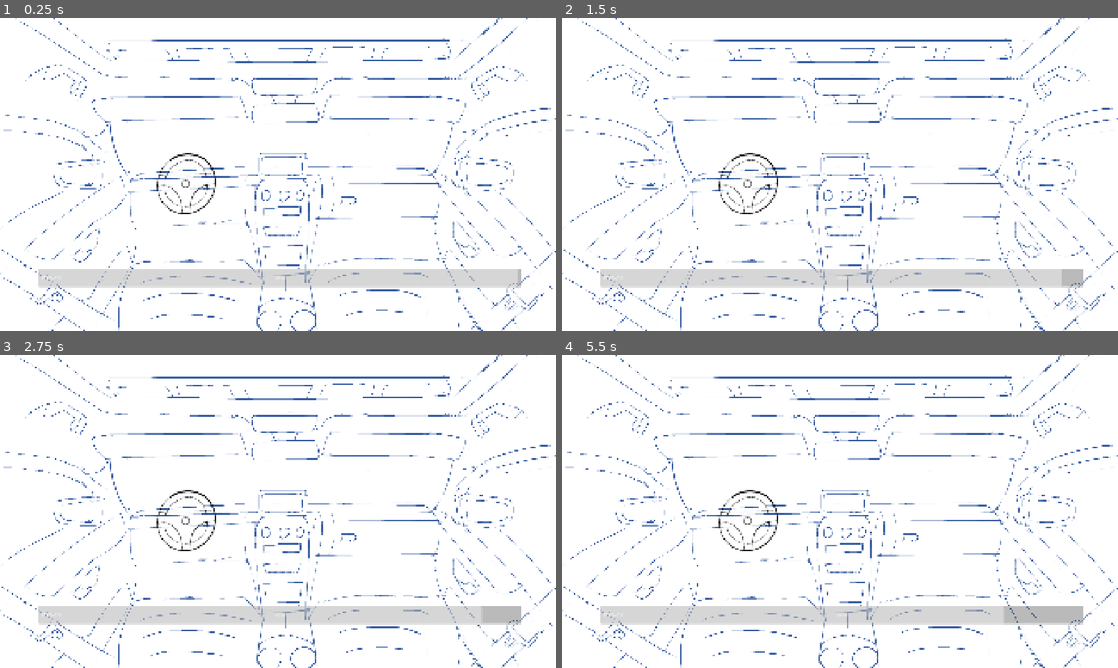
Above: before the commit, frames 1-4 (two rows, left to right).
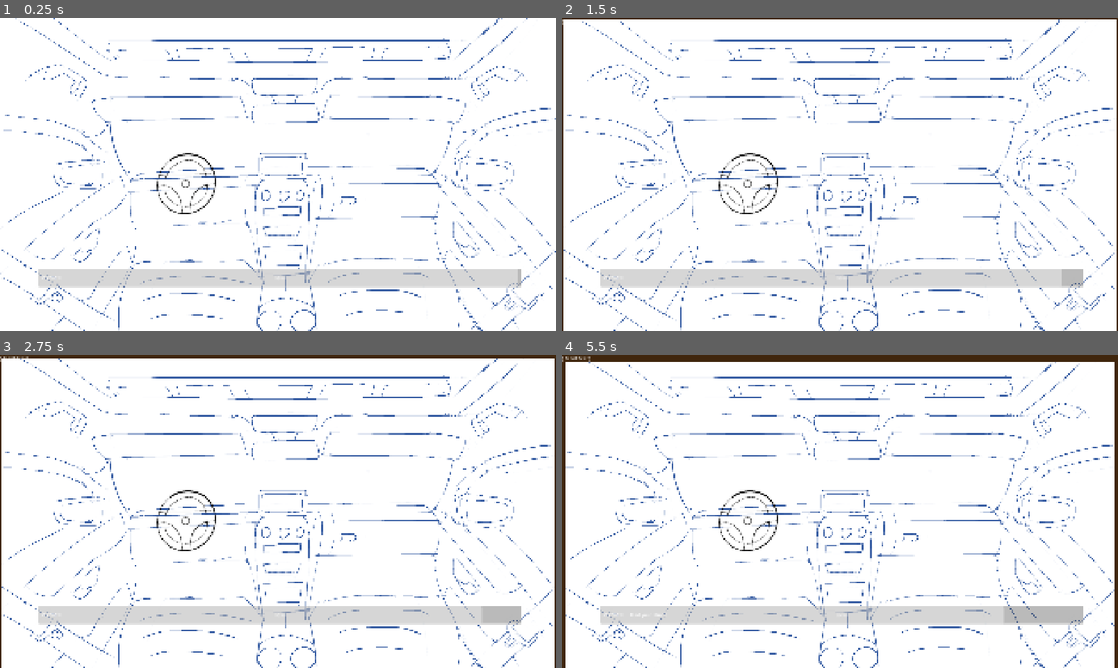
Above: after the commit, the same moments.

Repository: CcAa1001/Breath-In-Breath-Out
Game: Godot game, scene res://Scenes/main.tscn
Same seed, same stepped clock (60 frames per second), same inputs: the game is played once before the commit and once after it. Before the commit the project starts from res://main.tscn.
Inputs (mouse positions are in pixels of both pictures, inside the frame that each line leads up to):
- Up to frame 1 (0.25 s): no input
- Up to frame 2 (1.5 s): tap Enter at 0.5 s; move the mouse to (751, 183) at 0.52 s; tap F at 0.6, 1.35 s; click (751, 183) at 0.67 s; tap Space at 1.25 s; move the mouse to (945, 199) at 1.27 s; click (945, 199) at 1.42 s
- Up to frame 3 (2.75 s): tap Enter at 2 s; move the mouse to (283, 564) at 2.02 s; tap F at 2.1 s; click (283, 564) at 2.17 s
- Up to frame 4 (5.5 s): tap Space at 2.75, 5 s; move the mouse to (645, 583) at 2.77 s; tap F every 0.75 s from 2.85 to 5.1 s; click (645, 583) at 2.92 s; tap Enter at 3.5 s; move the mouse to (840, 639) at 3.52 s; click (840, 639) at 3.67 s; move the mouse to (851, 452) at 4.27 s; click (851, 452) at 4.42 s; move the mouse to (867, 511) at 5.02 s; click (867, 511) at 5.17 s

The runs differ from the first frame. In frame 2, 0.9% of the frame differs, in the area x 0-100%, y 0-100%; in frame 3, 1.6%; in frame 4, 3.5%.
Error before the commit: Invalid access to property or key 'shape' on a base object of type 'null instance'. (res://clickable_item.gd:19)

Commit message:
update 3

Diff:
--- /dev/null
+++ b/Scenes/main.tscn
@@ -0,0 +1,179 @@
+[gd_scene format=3 uid="uid://d0gbeavntjhei"]
+
+[ext_resource type="Script" uid="uid://b1d68u0kuds0n" path="res://Scripts/main.gd" id="1_344ge"]
+[ext_resource type="Script" uid="uid://hbwhbjqtbuiq" path="res://Scripts/soil_overlay.gd" id="2_ynf5e"]
+[ext_resource type="Script" uid="uid://clec7nsjceuyg" path="res://Scripts/oxygen_bar.gd" id="3_hptm8"]
+[ext_resource type="Script" uid="uid://bqlsoxhxig1yv" path="res://Scripts/game_over.gd" id="4_d1ilt"]
+[ext_resource type="Script" uid="uid://by2u3a0rxydt4" path="res://Scripts/pov_manager.gd" id="5_6iyac"]
+[ext_resource type="Texture2D" uid="uid://drjgricbynjem" path="res://assets/Placeholder.png" id="6_fdnlq"]
+[ext_resource type="Script" uid="uid://d01acypp83h81" path="res://Scripts/darkness_overlay.gd" id="7_jkdf5"]
+[ext_resource type="Script" uid="uid://dwtixrxqv2mbt" path="res://Scripts/clickable_item.gd" id="8_wsu2k"]
+
+[sub_resource type="CircleShape2D" id="CircleShape2D_272bh"]
+radius = 102.176315
+
+[sub_resource type="RectangleShape2D" id="RectangleShape2D_272bh"]
+size = Vector2(353, 119)
+
+[sub_resource type="RectangleShape2D" id="RectangleShape2D_5vw27"]
+size = Vector2(170, 307)
+
+[sub_resource type="RectangleShape2D" id="RectangleShape2D_kek77"]
+size = Vector2(95, 99)
+
+[sub_resource type="RectangleShape2D" id="RectangleShape2D_4c57u"]
+size = Vector2(300, 80)
+
+[sub_resource type="RectangleShape2D" id="RectangleShape2D_efxa6"]
+size = Vector2(224, 60)
+
+[sub_resource type="RectangleShape2D" id="RectangleShape2D_dg77c"]
+size = Vector2(206, 74)
+
+[sub_resource type="ShaderMaterial" id="ShaderMaterial_kek77"]
+
+[node name="Main" type="Node2D" unique_id=1450602400]
+script = ExtResource("1_344ge")
+
+[node name="Background" type="ColorRect" parent="." unique_id=711402799]
+offset_right = 1920.0
+offset_bottom = 1080.0
+mouse_filter = 2
+color = Color(0.101960786, 0.0627451, 0.03137255, 1)
+
+[node name="POVManager" type="Node2D" parent="." unique_id=1614618310]
+script = ExtResource("5_6iyac")
+
+[node name="FrontRow" type="Node2D" parent="POVManager" unique_id=651537742]
+
+[node name="CarImage" type="Sprite2D" parent="POVManager/FrontRow" unique_id=1203633041]
+position = Vector2(960, 538)
+scale = Vector2(0.99791664, 1)
+texture = ExtResource("6_fdnlq")
+
+[node name="SteeringWheel" type="Area2D" parent="POVManager/FrontRow" unique_id=2114959925]
+script = ExtResource("8_wsu2k")
+
+[node name="Shape" type="CollisionShape2D" parent="POVManager/FrontRow/SteeringWheel" unique_id=174964105]
+position = Vector2(644, 574)
+shape = SubResource("CircleShape2D_272bh")
+
+[node name="GloveBox" type="Area2D" parent="POVManager/FrontRow" unique_id=136395845]
+script = ExtResource("8_wsu2k")
+
+[node name="Shape" type="CollisionShape2D" parent="POVManager/FrontRow/GloveBox" unique_id=848183566]
+position = Vector2(1331.5, 629.5)
+shape = SubResource("RectangleShape2D_272bh")
+
+[node name="CenterConsole" type="Area2D" parent="POVManager/FrontRow" unique_id=1920185010]
+script = ExtResource("8_wsu2k")
+
+[node name="Shape" type="CollisionShape2D" parent="POVManager/FrontRow/CenterConsole" unique_id=923499495]
+position = Vector2(978, 721.5)
+shape = SubResource("RectangleShape2D_5vw27")
+
+[node name="LeftDoor" type="Area2D" parent="POVManager/FrontRow" unique_id=454895465]
+script = ExtResource("8_wsu2k")
+
+[node name="Shape" type="CollisionShape2D" parent="POVManager/FrontRow/LeftDoor" unique_id=1804453308]
+position = Vector2(295.5, 786.5)
+shape = SubResource("RectangleShape2D_kek77")
+
+[node name="BackSeatBtn" type="Area2D" parent="POVManager/FrontRow" unique_id=388748199]
+script = ExtResource("8_wsu2k")
+
+[node name="Shape" type="CollisionShape2D" parent="POVManager/FrontRow/BackSeatBtn" unique_id=1841225075]
+position = Vector2(960, 980)
+shape = SubResource("RectangleShape2D_4c57u")
+
+[node name="RearviewMirror" type="Area2D" parent="POVManager/FrontRow" unique_id=1274272076]
+script = ExtResource("8_wsu2k")
+
+[node name="Shape" type="CollisionShape2D" parent="POVManager/FrontRow/RearviewMirror" unique_id=109430242]
+position = Vector2(992, 332)
+shape = SubResource("RectangleShape2D_efxa6")
+
+[node name="Flashlight" type="Area2D" parent="POVManager/FrontRow" unique_id=289164244]
+script = ExtResource("8_wsu2k")
+item_name = "flashlight"
+description = "A flashlight. Press F or right-click to toggle it."
+
+[node name="Shape" type="CollisionShape2D" parent="POVManager/FrontRow/Flashlight" unique_id=1636748878]
+position = Vector2(643, 816)
+shape = SubResource("RectangleShape2D_dg77c")
+
+[node name="BackRow" type="Node2D" parent="POVManager" unique_id=1933254938]
+
+[node name="CarImage" type="Sprite2D" parent="POVManager/BackRow" unique_id=52371136]
+
+[node name="SoilOverlay" type="Node2D" parent="." unique_id=1976311048]
+script = ExtResource("2_ynf5e")
+
+[node name="TopSoil" type="ColorRect" parent="SoilOverlay" unique_id=887299137]
+offset_right = 40.0
+offset_bottom = 40.0
+mouse_filter = 2
+
+[node name="LeftSoil" type="ColorRect" parent="SoilOverlay" unique_id=845897522]
+offset_right = 40.0
+offset_bottom = 40.0
+mouse_filter = 2
+
+[node name="RightSoil" type="ColorRect" parent="SoilOverlay" unique_id=1282410682]
+offset_right = 40.0
+offset_bottom = 40.0
+mouse_filter = 2
+
+[node name="DarknessOverlay" type="ColorRect" parent="." unique_id=827319452]
+visible = false
+material = SubResource("ShaderMaterial_kek77")
+offset_right = 1920.0
+offset_bottom = 1080.0
+mouse_filter = 2
+color = Color(0, 0, 0, 1)
+script = ExtResource("7_jkdf5")
+
+[node name="UI" type="CanvasLayer" parent="." unique_id=171038985]
+
+[node name="OxygenBar" type="ProgressBar" parent="UI" unique_id=294812219]
+offset_left = 132.0
+offset_top = 867.0
+offset_right = 1801.0
+offset_bottom = 928.0
+value = 100.0
+script = ExtResource("3_hptm8")
+
+[node name="OxygenLabel" type="Label" parent="UI" unique_id=868907781]
+offset_left = 145.0
+offset_top = 885.0
+offset_right = 522.0
+offset_bottom = 932.0
+text = "OXYGEN"
+
+[node name="InventoryLabel" type="Label" parent="UI" unique_id=1426445610]
+offset_left = 135.0
+offset_top = 952.0
+offset_right = 1739.0
+offset_bottom = 1019.0
+text = "Inventory: empty"
+
+[node name="LocationLabel" type="Label" parent="UI" unique_id=1246377193]
+offset_right = 40.0
+offset_bottom = 23.0
+
+[node name="GameOverScreen" type="CanvasLayer" parent="UI" unique_id=2097113647]
+script = ExtResource("4_d1ilt")
+
+[node name="Overlay" type="ColorRect" parent="UI/GameOverScreen" unique_id=945187642]
+offset_left = 1.0
+offset_right = 1921.0
+offset_bottom = 1080.0
+tooltip_text = "Game Over"
+color = Color(0, 0, 0, 0)
+
+[node name="ReasonLabel" type="Label" parent="UI/GameOverScreen" unique_id=1856768241]
+offset_left = 375.0
+offset_top = 204.0
+offset_right = 415.0
+offset_bottom = 227.0
+text = "Game Over"
--- /dev/null
+++ b/Scripts/clickable_item.gd
@@ -0,0 +1,76 @@
+extends Area2D
+
+@export var item_name: String = "item"
+@export var description: String = "..."
+@export var collectible: bool = true
+@export var pov_target: String = ""
+
+var highlight: ColorRect
+var is_hovered: bool = false
+var original_position: Vector2
+
+func _ready() -> void:
+	original_position = global_position
+	input_pickable = true
+
+	# register with game manager so it can be returned
+	if collectible:
+		GameManager.register_item(item_name, self)
+		GameManager.item_returned.connect(_on_item_returned)
+
+	mouse_entered.connect(func():
+		is_hovered = true
+		if highlight: highlight.visible = true)
+	mouse_exited.connect(func():
+		is_hovered = false
+		if highlight: highlight.visible = false)
+
+	_build_highlight()
+
+func _on_item_returned(returned_name: String) -> void:
+	if returned_name == item_name:
+		return_to_world()
+
+func return_to_world() -> void:
+	# make the item visible and clickable again
+	visible = true
+	process_mode = Node.PROCESS_MODE_INHERIT
+	global_position = original_position
+	if highlight:
+		highlight.visible = false
+
+func _build_highlight() -> void:
+	highlight = ColorRect.new()
+	var col = $Shape
+
+	if col.shape is RectangleShape2D:
+		var shape = col.shape as RectangleShape2D
+		highlight.size = shape.size
+		highlight.position = -shape.size / 2
+	elif col.shape is CircleShape2D:
+		var shape = col.shape as CircleShape2D
+		var diameter = shape.radius * 2
+		highlight.size = Vector2(diameter, diameter)
+		highlight.position = Vector2(-shape.radius, -shape.radius)
+
+	highlight.color = Color(1, 1, 1, 0.08)
+	highlight.visible = false
+	add_child(highlight)
+
+func _unhandled_input(event: InputEvent) -> void:
+	if not is_hovered:
+		return
+	if not (event is InputEventMouseButton and event.button_index == MOUSE_BUTTON_LEFT and event.pressed):
+		return
+	if GameManager.is_game_over:
+		return
+	get_viewport().set_input_as_handled()
+
+	if pov_target != "":
+		get_node("/root/Main/POVManager").switch_to(pov_target)
+		return
+
+	print("[CLICK] " + item_name + ": " + description)
+	if collectible:
+		visible = false
+		GameManager.collect_item(item_name)
--- /dev/null
+++ b/Scripts/darkness_overlay.gd
@@ -0,0 +1,71 @@
+extends ColorRect
+
+var flashlight_on: bool = false
+var has_phone: bool = false
+var mat: ShaderMaterial
+var intro_done: bool = false
+
+func _ready() -> void:
+	mat = material as ShaderMaterial
+	if mat == null:
+		print("ERROR: No ShaderMaterial on DarknessOverlay")
+		return
+
+	# start fully black
+	mat.set_shader_parameter("flashlight_on", false)
+	mat.set_shader_parameter("ambient_light", 0.0)
+	mat.set_shader_parameter("inner_radius", 0.15)
+	mat.set_shader_parameter("outer_radius", 0.35)
+
+	GameManager.item_collected.connect(_on_item_collected)
+
+	# begin intro sequence
+	_start_intro()
+
+func _start_intro() -> void:
+	# wait 2 seconds in total darkness, then phone notification lights up
+	await get_tree().create_timer(2.0).timeout
+	_phone_notification()
+
+func _phone_notification() -> void:
+	print("*bzzt* — your phone lights up")
+	# fade in a tiny bit of ambient so player can SEE the phone
+	var tween = create_tween()
+	tween.tween_method(
+		func(v: float): mat.set_shader_parameter("ambient_light", v),
+		0.0, 0.36, 2.0
+	)
+	await tween.finished
+	intro_done = true
+	# show a UI hint
+	get_node("/root/Main/UI/OxygenLabel").text = "OXYGEN  |  Find your phone..."
+	# flash the inventory label as a hint
+	var label = get_node("/root/Main/UI/InventoryLabel")
+	label.text = "[ Something is glowing nearby... ]"
+
+func _on_item_collected(item_name: String) -> void:
+	if item_name == "phone":
+		has_phone = true
+		get_node("/root/Main/UI/OxygenLabel").text = "OXYGEN  |  Press F to turn on flashlight"
+
+func _process(_delta: float) -> void:
+	if mat == null:
+		return
+	var mouse := get_viewport().get_mouse_position()
+	var uv := Vector2(mouse.x / 1920.0, mouse.y / 1080.0)
+	mat.set_shader_parameter("mouse_pos", uv)
+
+func _unhandled_key_input(event: InputEvent) -> void:
+	if not has_phone:
+		return
+	if event is InputEventKey and event.pressed and not event.echo:
+		if event.keycode == KEY_F:
+			_toggle()
+
+func _toggle() -> void:
+	flashlight_on = !flashlight_on
+	mat.set_shader_parameter("flashlight_on", flashlight_on)
+	# when turning on for first time, restore normal ambient
+	if flashlight_on:
+		mat.set_shader_parameter("ambient_light", 0.04)
+	print("Phone flashlight: " + ("ON" if flashlight_on else "OFF"))
--- a/game_manager.gd
+++ b/Scripts/game_manager.gd
@@ -3,29 +3,31 @@
 
 signal game_over_triggered(reason: String)
 signal item_collected(item_name: String)
+signal item_returned(item_name: String)
 signal oxygen_changed(value: float)
 signal soil_changed(value: float)
 
 var oxygen: float = 100.0
-var oxygen_drain_rate: float = 3.0   # per second — tune this later
+var oxygen_drain_rate: float = 3.0
 var soil_pressure: float = 0.0
-var soil_rate: float = 1.5           # per second
+var soil_rate: float = 1.5
 
 var inventory: Array[String] = []
+var max_inventory: int = 2
 var is_game_over: bool = false
+
+# stores original positions for items that can be returned
+var item_registry: Dictionary = {}
 
 func _process(delta: float) -> void:
 	if is_game_over:
 		return
-
 	oxygen -= oxygen_drain_rate * delta
 	oxygen = clamp(oxygen, 0.0, 100.0)
 	emit_signal("oxygen_changed", oxygen)
-
 	soil_pressure += soil_rate * delta
 	soil_pressure = clamp(soil_pressure, 0.0, 100.0)
 	emit_signal("soil_changed", soil_pressure)
-
 	if oxygen <= 0.0:
 		trigger_game_over("You ran out of oxygen...")
 	elif soil_pressure >= 100.0:
@@ -37,10 +39,26 @@
 	is_game_over = true
 	emit_signal("game_over_triggered", reason)
 
+func register_item(item_name: String, node: Node) -> void:
+	item_registry[item_name] = node
+
 func collect_item(item_name: String) -> void:
-	if item_name not in inventory:
-		inventory.append(item_name)
-		emit_signal("item_collected", item_name)
+	if item_name in inventory:
+		return
+
+	if inventory.size() >= max_inventory:
+		# drop the oldest item back into the world
+		var dropped = inventory[0]
+		inventory.remove_at(0)
+		if item_registry.has(dropped):
+			item_registry[dropped].return_to_world()
+		emit_signal("item_returned", dropped)
+
+	inventory.append(item_name)
+	emit_signal("item_collected", item_name)
 
 func has_item(item_name: String) -> bool:
 	return item_name in inventory
+
+func remove_item(item_name: String) -> void:
+	inventory.erase(item_name)
--- /dev/null
+++ b/Scripts/main.gd
@@ -0,0 +1,15 @@
+extends Node2D
+
+func _ready() -> void:
+	GameManager.game_over_triggered.connect(_on_game_over)
+	GameManager.item_collected.connect(_on_item_collected)
+	$UI/GameOverScreen.hide() # Added UI/ back
+
+func _on_game_over(reason: String) -> void:
+	$UI/GameOverScreen.show() # Added UI/ back
+	$UI/GameOverScreen/ReasonLabel.text = reason + "\n\nClick anywhere to restart" # Added UI/ back
+
+func _on_item_collected(item_name: String) -> void:
+	$UI/InventoryLabel.text = "Inventory: " + ", ".join(GameManager.inventory)
+	if item_name == "flashlight":
+		$UI/OxygenLabel.text = "OXYGEN  |  F or Right-click to toggle flashlight"
--- /dev/null
+++ b/assets/flashlight.gdshader
@@ -0,0 +1,18 @@
+shader_type canvas_item;
+
+uniform vec2 mouse_pos = vec2(0.5, 0.5);
+uniform float inner_radius : hint_range(0.0, 1.0) = 0.15;
+uniform float outer_radius : hint_range(0.0, 1.0) = 0.35;
+uniform float ambient_light : hint_range(0.0, 1.0) = 0.04;
+uniform bool flashlight_on = false;
+
+void fragment() {
+	vec2 uv = UV;
+	vec2 delta = uv - mouse_pos;
+	// correct for 16:9 aspect ratio so light is circular
+	delta.x *= (1920.0 / 1080.0);
+	float dist = length(delta);
+	float light = smoothstep(outer_radius, inner_radius, dist);
+	float alpha = flashlight_on ? mix(1.0 - ambient_light, 0.0, light) : (1.0 - ambient_light);
+	COLOR = vec4(0.0, 0.0, 0.0, alpha);
+}
--- a/clickable_item.gd
+++ /dev/null
@@ -1,43 +0,0 @@
-extends Area2D
-
-@export var item_name: String = "item"
-@export var description: String = "..."
-@export var collectible: bool = true
-@export var pov_target: String = ""  # fill this for BackSeatBtn → "back"
-
-var highlight: ColorRect
-
-func _ready() -> void:
-	input_pickable = true
-	mouse_entered.connect(_on_hover)
-	mouse_exited.connect(_on_unhover)
-	input_event.connect(_on_input_event)
-	_build_highlight()
-
-func _build_highlight() -> void:
-	highlight = ColorRect.new()
-	var shape = $Shape.shape as RectangleShape2D
-	highlight.size = shape.size
-	highlight.position = -shape.size / 2
-	highlight.color = Color(1, 1, 1, 0.08)
-	highlight.visible = false
-	add_child(highlight)
-
-func _on_hover() -> void:
-	highlight.visible = true
-
-func _on_unhover() -> void:
-	highlight.visible = false
-
-func _on_input_event(_viewport, event, _shape_idx) -> void:
-	if not (event is InputEventMouseButton and event.pressed):
-		return
-	if GameManager.is_game_over:
-		return
-	if pov_target != "":
-		get_node("/root/Main/POVManager").switch_to(pov_target)
-		return
-	print("[CLICK] " + item_name + ": " + description)
-	if collectible:
-		GameManager.collect_item(item_name)
-		queue_free()
--- a/main.gd
+++ /dev/null
@@ -1,13 +0,0 @@
-extends Node2D
-
-func _ready() -> void:
-	GameManager.game_over_triggered.connect(_on_game_over)
-	GameManager.item_collected.connect(_on_item_collected)
-	$GameOverScreen.hide() # Removed UI/
-
-func _on_game_over(reason: String) -> void:
-	$GameOverScreen.show() # Removed UI/
-	$GameOverScreen/ReasonLabel.text = reason + "\n\nClick anywhere to restart" # Removed UI/
-
-func _on_item_collected(item_name: String) -> void:
-	$InventoryLabel.text = "Inventory: " + ", ".join(GameManager.inventory) # Removed UI/
--- a/main.tscn
+++ /dev/null
@@ -1,155 +0,0 @@
-[gd_scene format=3 uid="uid://d0gbeavntjhei"]
-
-[ext_resource type="Script" uid="uid://b1d68u0kuds0n" path="res://main.gd" id="1_1bvp3"]
-[ext_resource type="Script" uid="uid://dwtixrxqv2mbt" path="res://clickable_item.gd" id="2_7mycd"]
-[ext_resource type="Script" uid="uid://hbwhbjqtbuiq" path="res://soil_overlay.gd" id="2_lquwl"]
-[ext_resource type="Script" uid="uid://clec7nsjceuyg" path="res://oxygen_bar.gd" id="3_7mycd"]
-[ext_resource type="Script" uid="uid://bqlsoxhxig1yv" path="res://game_over.gd" id="4_272bh"]
-[ext_resource type="Script" uid="uid://by2u3a0rxydt4" path="res://pov_manager.gd" id="5_272bh"]
-[ext_resource type="Texture2D" uid="uid://drjgricbynjem" path="res://assets/Placeholder.png" id="5_lquwl"]
-
-[sub_resource type="CircleShape2D" id="CircleShape2D_7mycd"]
-radius = 102.176315
-
-[sub_resource type="RectangleShape2D" id="RectangleShape2D_272bh"]
-size = Vector2(373, 114)
-
-[sub_resource type="RectangleShape2D" id="RectangleShape2D_5vw27"]
-size = Vector2(170, 307)
-
-[sub_resource type="RectangleShape2D" id="RectangleShape2D_kek77"]
-size = Vector2(95, 99)
-
-[sub_resource type="RectangleShape2D" id="RectangleShape2D_4c57u"]
-size = Vector2(300, 80)
-
-[sub_resource type="RectangleShape2D" id="RectangleShape2D_efxa6"]
-size = Vector2(224, 60)
-
-[node name="Main" type="Node2D" unique_id=1450602400]
-script = ExtResource("1_1bvp3")
-
-[node name="Background" type="ColorRect" parent="." unique_id=711402799]
-offset_right = 1920.0
-offset_bottom = 1080.0
-mouse_filter = 2
-color = Color(0.101960786, 0.0627451, 0.03137255, 1)
-
-[node name="SoilOverlay" type="Node2D" parent="." unique_id=1976311048]
-script = ExtResource("2_lquwl")
-
-[node name="TopSoil" type="ColorRect" parent="SoilOverlay" unique_id=887299137]
-offset_right = 40.0
-offset_bottom = 40.0
-
-[node name="LeftSoil" type="ColorRect" parent="SoilOverlay" unique_id=845897522]
-offset_right = 40.0
-offset_bottom = 40.0
-
-[node name="RightSoil" type="ColorRect" parent="SoilOverlay" unique_id=1282410682]
-offset_right = 40.0
-offset_bottom = 40.0
-
-[node name="UI" type="CanvasLayer" parent="." unique_id=171038985]
-
-[node name="OxygenBar" type="ProgressBar" parent="UI" unique_id=294812219]
-offset_left = 132.0
-offset_top = 867.0
-offset_right = 1801.0
-offset_bottom = 928.0
-value = 100.0
-script = ExtResource("3_7mycd")
-
-[node name="OxygenLabel" type="Label" parent="UI" unique_id=868907781]
-offset_left = 145.0
-offset_top = 885.0
-offset_right = 522.0
-offset_bottom = 932.0
-text = "OXYGEN"
-
-[node name="InventoryLabel" type="Label" parent="UI" unique_id=1426445610]
-offset_left = 135.0
-offset_top = 952.0
-offset_right = 1739.0
-offset_bottom = 1019.0
-text = "Inventory: empty"
-
-[node name="LocationLabel" type="Label" parent="UI" unique_id=1246377193]
-offset_right = 40.0
-offset_bottom = 23.0
-
-[node name="GameOverScreen" type="CanvasLayer" parent="UI" unique_id=2097113647]
-script = ExtResource("4_272bh")
-
-[node name="Overlay" type="ColorRect" parent="UI/GameOverScreen" unique_id=945187642]
-offset_left = 1.0
-offset_right = 1921.0
-offset_bottom = 1080.0
-tooltip_text = "Game Over"
-mouse_filter = 2
-color = Color(0, 0, 0, 0)
-
-[node name="ReasonLabel" type="Label" parent="UI/GameOverScreen" unique_id=1856768241]
-offset_left = 375.0
-offset_top = 204.0
-offset_right = 415.0
-offset_bottom = 227.0
-text = "Game Over"
-
-[node name="POVManager" type="Node2D" parent="." unique_id=1614618310]
-script = ExtResource("5_272bh")
-
-[node name="FrontRow2" type="Node2D" parent="POVManager" unique_id=651537742]
-
-[node name="CarImage" type="Sprite2D" parent="POVManager/FrontRow2" unique_id=1203633041]
-position = Vector2(960, 538)
-scale = Vector2(0.99791664, 1)
-texture = ExtResource("5_lquwl")
-
-[node name="SteeringWheel" type="Area2D" parent="POVManager/FrontRow2" unique_id=2114959925]
-script = ExtResource("2_7mycd")
-
-[node name="CollisionShape2D" type="CollisionShape2D" parent="POVManager/FrontRow2/SteeringWheel" unique_id=174964105]
-position = Vector2(647, 574)
-shape = SubResource("CircleShape2D_7mycd")
-
-[node name="GloveBox" type="Area2D" parent="POVManager/FrontRow2" unique_id=136395845]
-script = ExtResource("2_7mycd")
-
-[node name="CollisionShape2D7" type="CollisionShape2D" parent="POVManager/FrontRow2/GloveBox" unique_id=848183566]
-position = Vector2(1326.5, 630)
-shape = SubResource("RectangleShape2D_272bh")
-
-[node name="CenterConsole" type="Area2D" parent="POVManager/FrontRow2" unique_id=1920185010]
-script = ExtResource("2_7mycd")
-
-[node name="CollisionShape2D6" type="CollisionShape2D" parent="POVManager/FrontRow2/CenterConsole" unique_id=923499495]
-position = Vector2(978, 721.5)
-shape = SubResource("RectangleShape2D_5vw27")
-
-[node name="LeftDoor" type="Area2D" parent="POVManager/FrontRow2" unique_id=454895465]
-script = ExtResource("2_7mycd")
-
-[node name="CollisionShape2D5" type="CollisionShape2D" parent="POVManager/FrontRow2/LeftDoor" unique_id=1804453308]
-position = Vector2(295.5, 786.5)
-shape = SubResource("RectangleShape2D_kek77")
-
-[node name="BackSeatBtn" type="Area2D" parent="POVManager/FrontRow2" unique_id=388748199]
-script = ExtResource("2_7mycd")
-
-[node name="CollisionShape2D4" type="CollisionShape2D" parent="POVManager/FrontRow2/BackSeatBtn" unique_id=1841225075]
-position = Vector2(960, 980)
-shape = SubResource("RectangleShape2D_4c57u")
-
-[node name="RearviewMirror" type="Area2D" parent="POVManager/FrontRow2" unique_id=1274272076]
-script = ExtResource("2_7mycd")
-
-[node name="CollisionShape2D3" type="CollisionShape2D" parent="POVManager/FrontRow2/RearviewMirror" unique_id=109430242]
-position = Vector2(992, 332)
-shape = SubResource("RectangleShape2D_efxa6")
-
-[node name="BackRow" type="Node2D" parent="POVManager" unique_id=1933254938]
-
-[node name="CarImage" type="Sprite2D" parent="POVManager/BackRow" unique_id=52371136]
-
-[node name="SoilOverlay2" type="Node2D" parent="." unique_id=1631654674]
--- a/project.godot
+++ b/project.godot
@@ -11,7 +11,7 @@
 [application]
 
 config/name="Breath In Breath Out"
-run/main_scene="res://main.tscn"
+run/main_scene="res://Scenes/main.tscn"
 config/features=PackedStringArray("4.6", "Forward Plus")
 config/icon="res://icon.svg"
 
Renamed: clickable_item.gd.uid -> Scripts/clickable_item.gd.uid
Not shown, added: Scripts/darkness_overlay.gd.uid
Renamed: game_manager.gd.uid -> Scripts/game_manager.gd.uid
Renamed: game_over.gd -> Scripts/game_over.gd
Renamed: game_over.gd.uid -> Scripts/game_over.gd.uid
Renamed: main.gd.uid -> Scripts/main.gd.uid
Renamed: oxygen_bar.gd -> Scripts/oxygen_bar.gd
Renamed: oxygen_bar.gd.uid -> Scripts/oxygen_bar.gd.uid
Renamed: pov_manager.gd -> Scripts/pov_manager.gd
Renamed: pov_manager.gd.uid -> Scripts/pov_manager.gd.uid
Renamed: soil_overlay.gd -> Scripts/soil_overlay.gd
Renamed: soil_overlay.gd.uid -> Scripts/soil_overlay.gd.uid
(and 3 more such lines)
